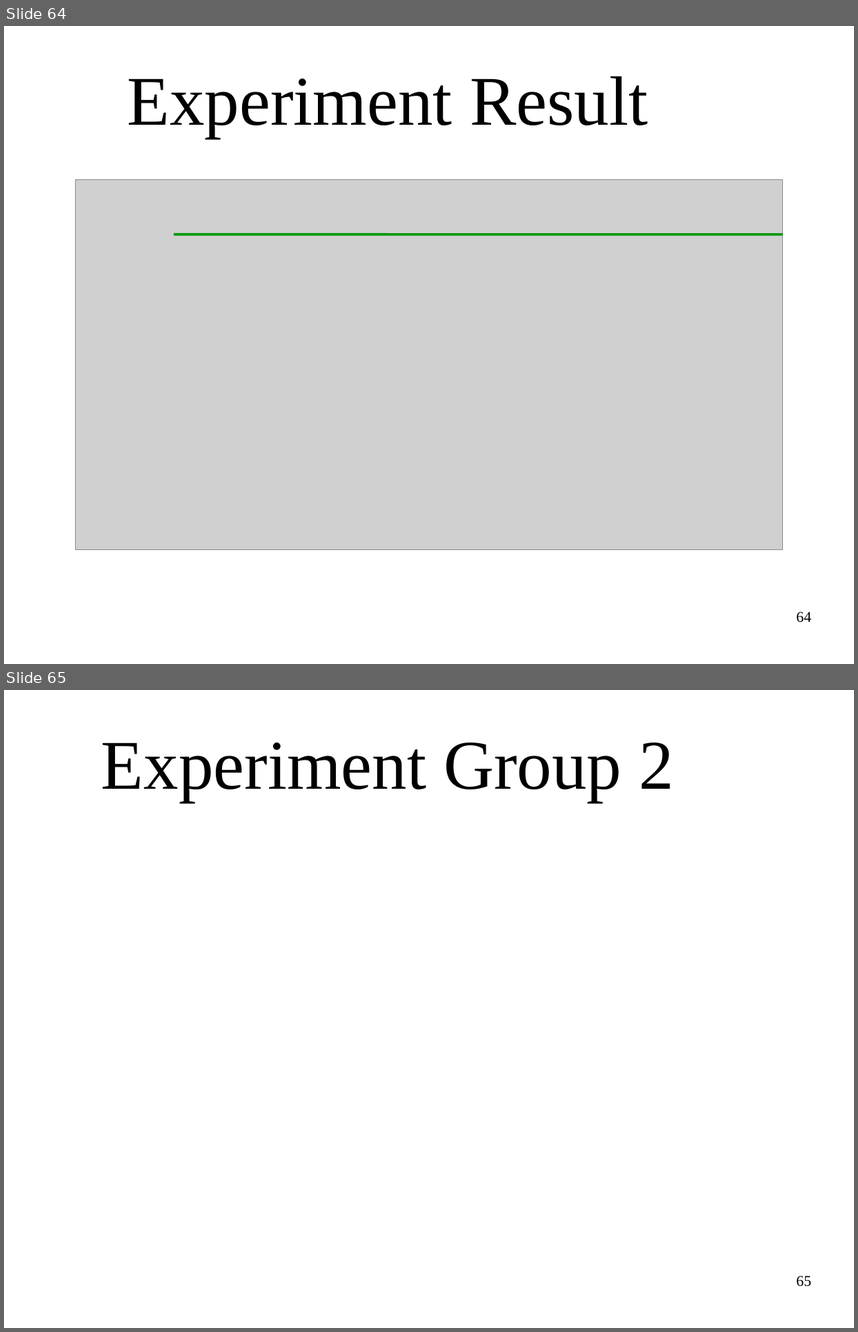
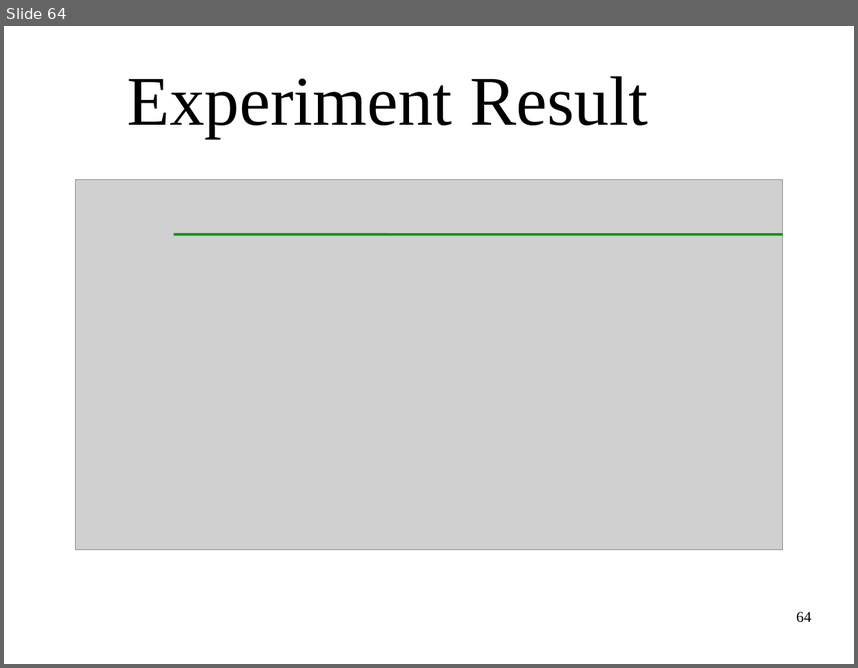
Before and after one commit to littlepretty/OralExam2015, a slide deck: VirtualTime.odp. Shown one above the other, each under a label of ours: slides 64 and 65 before the commit, slide 64 after it. The pictures are 858x1332 and 858x668 pixels, drawn with LibreOffice and Linux fonts; fonts in the diff are those of the drawing; grey boxes stand for pictures; background and template pictures are left out. Boxes give left, top, right and bottom in pixels: in the first picture for what was removed or moved away, otherwise in the second. Text is boxed around its words. In the diff, an @@ line names an element or a change of style, - is before the commit and + after.

```diff
--- a/VirtualTime.odp
+++ b/VirtualTime.odp
@@ slide 65 removed at [4, 690, 854, 1328], background picture (left out) @@
@@ title removed at [101, 742, 675, 802] @@
-Experiment Group 2
@@ page number removed at [796, 1275, 811, 1286] @@
-65
```
Also in this commit, not shown: 6 slides added, 2 other slides removed.
